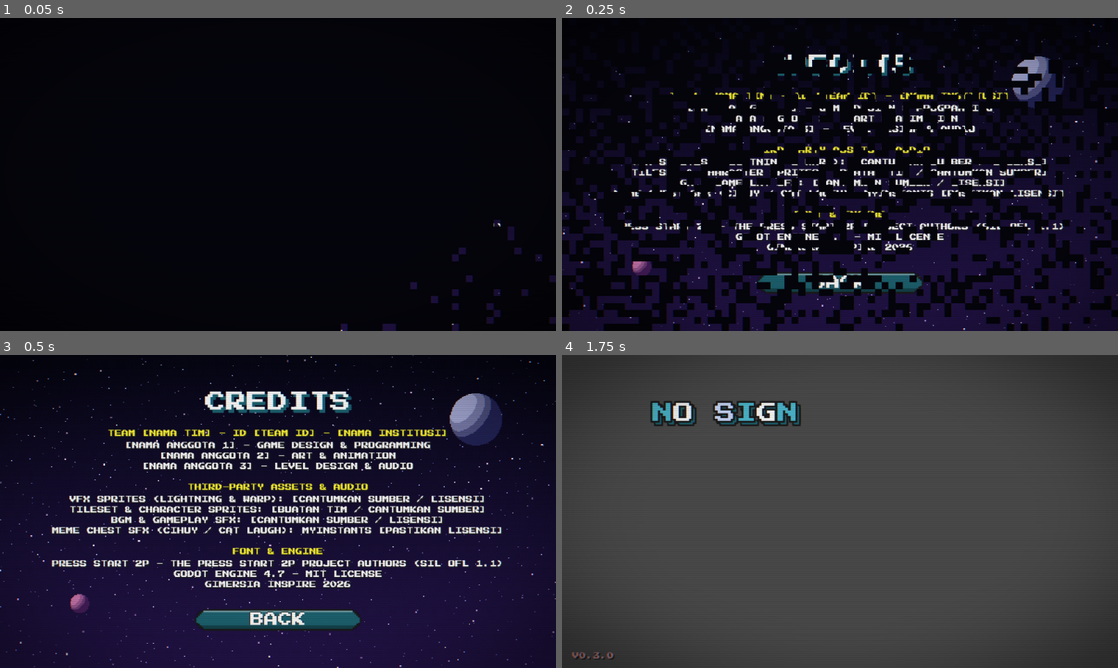
Above: before the commit, frames 1-4 (two rows, left to right).
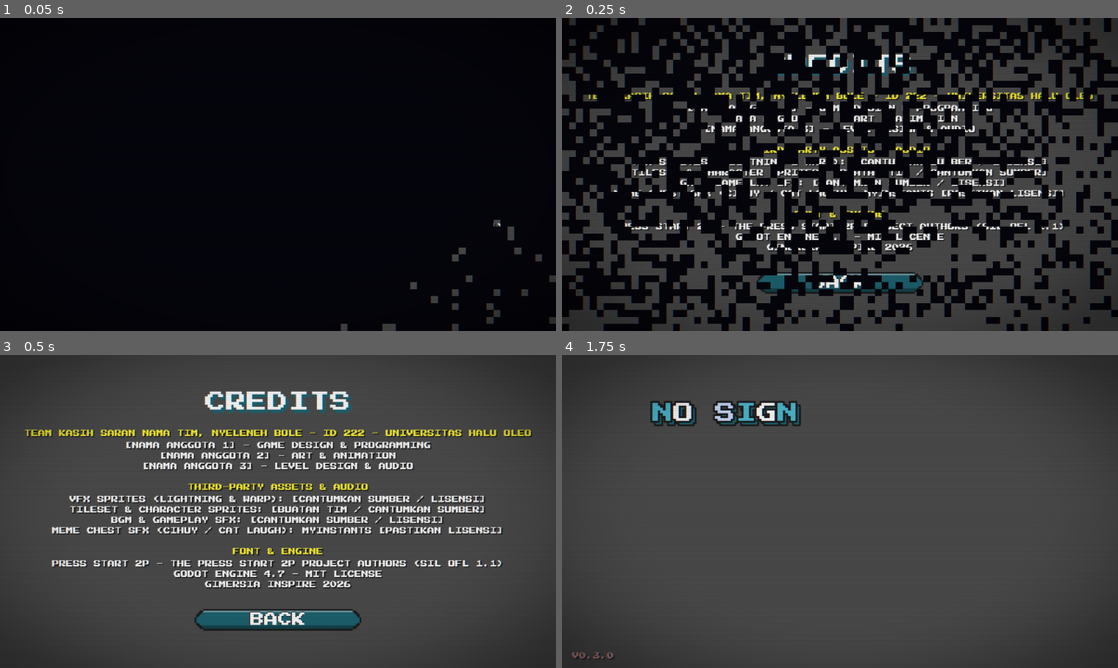
Above: after the commit, the same moments.

Repository: alijundev/no-signal-connect
Game: Godot game, scene res://scenes/credits.tscn
The game is run twice, just before and just after one commit, with the same random seed, the same clock (stepped at 60 frames per second) and the same inputs. This scene is started directly instead of the project's main scene. Sound files missing from this copy of the repository are replaced by a short silence.
Inputs (mouse positions are in pixels of both pictures, inside the frame that each line leads up to):
- Up to frame 1 (0.05 s): no input
- Up to frame 2 (0.25 s): no input
- Up to frame 3 (0.5 s): no input
- Up to frame 4 (1.75 s): click "BACK" at 0.5 s; tap Enter (ui_accept) at 1.25 s; move the mouse to (962, 495) at 1.27 s; hold D (move_right) from 1.28 s (still down); hold E (interact) from 1.28 s (still down); click (962, 495) at 1.42 s; tap W (jump) at 1.52 s

The runs differ from the first frame. In frame 1, 0.6% of the frame differs, in the area x 61-100%, y 64-100%; in frame 2, 44%; in frame 3, 87%, in the area x 0-100%, y 0-100%; in frame 4, nothing differs.

Commit message:
fix: update unique IDs and resource references in credits scene

Diff:
--- a/scenes/credits.tscn
+++ b/scenes/credits.tscn
@@ -1,11 +1,11 @@
-[gd_scene load_steps=5 format=3]
+[gd_scene format=3 uid="uid://i3mtexs222y8"]
 
-[ext_resource type="Script" path="res://scripts/screens/credits.gd" id="1_cr"]
+[ext_resource type="Script" uid="uid://dcimyscai5r5t" path="res://scripts/screens/credits.gd" id="1_cr"]
 [ext_resource type="PackedScene" path="res://scenes/components/background.tscn" id="2_bg"]
-[ext_resource type="Script" path="res://scripts/ui/retro_menu.gd" id="3_menu"]
-[ext_resource type="Script" path="res://scripts/ui/retro_button.gd" id="4_btn"]
+[ext_resource type="Script" uid="uid://cbhwudwagpeym" path="res://scripts/ui/retro_menu.gd" id="3_menu"]
+[ext_resource type="Script" uid="uid://bqspgtnijlaq" path="res://scripts/ui/retro_button.gd" id="4_btn"]
 
-[node name="Credits" type="Control"]
+[node name="Credits" type="Control" unique_id=776194959]
 layout_mode = 3
 anchors_preset = 15
 anchor_right = 1.0
@@ -14,9 +14,11 @@
 grow_vertical = 2
 script = ExtResource("1_cr")
 
-[node name="Background" parent="." instance=ExtResource("2_bg")]
+[node name="Background" parent="." unique_id=58019998 instance=ExtResource("2_bg")]
+layout_mode = 0
+anchors_preset = 0
 
-[node name="Content" type="VBoxContainer" parent="."]
+[node name="Content" type="VBoxContainer" parent="." unique_id=966463043]
 layout_mode = 1
 anchors_preset = 15
 anchor_right = 1.0
@@ -26,24 +28,24 @@
 theme_override_constants/separation = 6
 alignment = 1
 
-[node name="Header" type="Label" parent="Content"]
+[node name="Header" type="Label" parent="Content" unique_id=239179074]
 layout_mode = 2
 theme_type_variation = &"HeaderLabel"
 text = "CREDITS"
 horizontal_alignment = 1
 
-[node name="Gap" type="Control" parent="Content"]
+[node name="Gap" type="Control" parent="Content" unique_id=1582935399]
 custom_minimum_size = Vector2(0, 8)
 layout_mode = 2
 mouse_filter = 2
 
-[node name="SectionTeam" type="Label" parent="Content"]
+[node name="SectionTeam" type="Label" parent="Content" unique_id=763223251]
 layout_mode = 2
 theme_type_variation = &"SectionLabel"
-text = "TEAM [NAMA TIM] - ID [TEAM ID] - [NAMA INSTITUSI]"
+text = "TEAM KASIH SARAN NAMA TIM, NYELENEH BOLE - ID 222 - UNIVERSITAS HALU OLEO"
 horizontal_alignment = 1
 
-[node name="BodyTeam" type="Label" parent="Content"]
+[node name="BodyTeam" type="Label" parent="Content" unique_id=403165416]
 layout_mode = 2
 theme_type_variation = &"BodyLabel"
 text = "[NAMA ANGGOTA 1] - GAME DESIGN & PROGRAMMING
@@ -51,18 +53,18 @@
 [NAMA ANGGOTA 3] - LEVEL DESIGN & AUDIO"
 horizontal_alignment = 1
 
-[node name="Gap2" type="Control" parent="Content"]
+[node name="Gap2" type="Control" parent="Content" unique_id=968151383]
 custom_minimum_size = Vector2(0, 4)
 layout_mode = 2
 mouse_filter = 2
 
-[node name="SectionAssets" type="Label" parent="Content"]
+[node name="SectionAssets" type="Label" parent="Content" unique_id=2123934606]
 layout_mode = 2
 theme_type_variation = &"SectionLabel"
 text = "THIRD-PARTY ASSETS & AUDIO"
 horizontal_alignment = 1
 
-[node name="BodyAssets" type="Label" parent="Content"]
+[node name="BodyAssets" type="Label" parent="Content" unique_id=516313264]
 layout_mode = 2
 theme_type_variation = &"BodyLabel"
 text = "VFX SPRITES (LIGHTNING & WARP): [CANTUMKAN SUMBER / LISENSI]
@@ -71,18 +73,18 @@
 MEME CHEST SFX (CIHUY / CAT LAUGH): MYINSTANTS [PASTIKAN LISENSI]"
 horizontal_alignment = 1
 
-[node name="Gap3" type="Control" parent="Content"]
+[node name="Gap3" type="Control" parent="Content" unique_id=1884588752]
 custom_minimum_size = Vector2(0, 4)
 layout_mode = 2
 mouse_filter = 2
 
-[node name="SectionFont" type="Label" parent="Content"]
+[node name="SectionFont" type="Label" parent="Content" unique_id=666767311]
 layout_mode = 2
 theme_type_variation = &"SectionLabel"
 text = "FONT & ENGINE"
 horizontal_alignment = 1
 
-[node name="BodyFont" type="Label" parent="Content"]
+[node name="BodyFont" type="Label" parent="Content" unique_id=1249940926]
 layout_mode = 2
 theme_type_variation = &"BodyLabel"
 text = "PRESS START 2P - THE PRESS START 2P PROJECT AUTHORS (SIL OFL 1.1)
@@ -90,17 +92,17 @@
 GIMERSIA INSPIRE 2026"
 horizontal_alignment = 1
 
-[node name="Gap4" type="Control" parent="Content"]
+[node name="Gap4" type="Control" parent="Content" unique_id=554112455]
 custom_minimum_size = Vector2(0, 12)
 layout_mode = 2
 mouse_filter = 2
 
-[node name="Menu" type="VBoxContainer" parent="Content"]
+[node name="Menu" type="VBoxContainer" parent="Content" unique_id=338024857]
 layout_mode = 2
 size_flags_horizontal = 4
 script = ExtResource("3_menu")
 
-[node name="BackButton" type="Button" parent="Content/Menu"]
+[node name="BackButton" type="Button" parent="Content/Menu" unique_id=1584475620]
 custom_minimum_size = Vector2(192, 24)
 layout_mode = 2
 text = "BACK"
